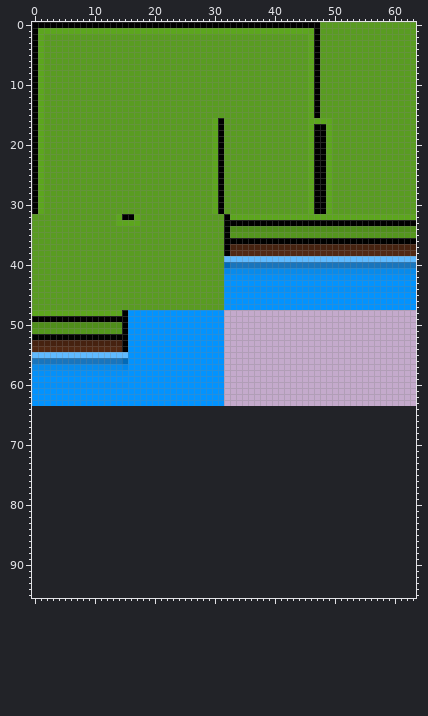
One commit to this pixel-art file: art/tilesets/grasslands.aseprite. This is how it looked before the edit.
64x64 pixels, 1 frame. Colours within 5 levels of each other are drawn and written as one. The old version is drawn lined up with the new one, on the new canvas.
After:
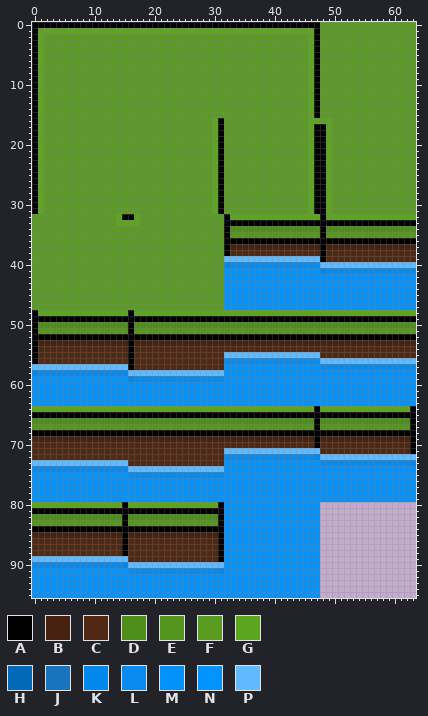
Palette (. is transparent): A #000000  B #462210  C #512813  D #4f8e1a  E #54961d  F #599c21  G #5ca61d  H #016ab8  J #1875bd  K #0287eb  L #088bec  M #0490f9  N #0293ff  P #5fbaff
The exact change:
canvas 64x64 -> 64x96
Changed rows in their new state; - is an unchanged pixel.
first column x 32:
32 ----------------A---------------
34 ----------------A---------------
35 ----------------A---------------
37 ----------------A---------------
38 ----------------A---------------
39 ----------------ACCCCCCCCCCCCCCC
40 KLLLLLLLLLLLLLLLPPPPPPPPPPPPPPPP
41 NNNNNNNNNNNNNNNNK---------------
42 NNNNNNNNNNNNNNNNNNNNNNNNNNNNNNNN
44 NNNNNNNNNNNNNNNNNNNNNNNNNNNNNNNN
first column x 0:
48 A--------------GAGGGGGGGGGGGGGGGGGGGGGGGGGGGGGGGGGGGGGGGGGGGGGGG
49 ----------------AAAAAAAAAAAAAAAAAAAAAAAAAAAAAAAAAAAAAAAAAAAAAAAA
50 A--------------DADDDDDDDDDDDDDDDDDDDDDDDDDDDDDDDDDDDDDDDDDDDDDDD
51 A--------------EAEEEEEEEEEEEEEEEEEEEEEEEEEEEEEEEEEEEEEEEEEEEEEEE
52 ----------------AAAAAAAAAAAAAAAAAAAAAAAAAAAAAAAAAAAAAAAAAAAAAAAA
53 A--------------BABBBBBBBBBBBBBBBBBBBBBBBBBBBBBBBBBBBBBBBBBBBBBBB
54 A--------------CACCCCCCCCCCCCCCCCCCCCCCCCCCCCCCCCCCCCCCCCCCCCCCC
55 ACCCCCCCCCCCCCCCACCCCCCCCCCCCCCCPPPPPPPPPPPPPPPPCCCCCCCCCCCCCCCC
56 ACCCCCCCCCCCCCCCACCCCCCCCCCCCCCCLLLLLLLLLLLLLLLLPPPPPPPPPPPPPPPP
57 PPPPPPPPPPPPPPPPACCCCCCCCCCCCCCCNNNNNNNNNNNNNNNNLLLLLLLLLLLLLLLL
58 KLLLLLLLLLLLLLLLPPPPPPPPPPPPPPPPNNNNNNNNNNNNNNNNNNNNNNNNNNNNNNNN
59 ----------------KLLLLLLLLLLLLLLLNNNNNNNNNNNNNNNNNNNNNNNNNNNNNNNN
60 NNNNNNNNNNNNNNNN----------------NNNNNNNNNNNNNNNNNNNNNNNNNNNNNNNN
61 --------------------------------NNNNNNNNNNNNNNNNNNNNNNNNNNNNNNNN
62 --------------------------------NNNNNNNNNNNNNNNNNNNNNNNNNNNNNNNN
63 --------------------------------NNNNNNNNNNNNNNNNNNNNNNNNNNNNNNNN
64 GGGGGGGGGGGGGGGGGGGGGGGGGGGGGGGGGGGGGGGGGGGGGGGAGGGGGGGGGGGGGGGA
65 AAAAAAAAAAAAAAAAAAAAAAAAAAAAAAAAAAAAAAAAAAAAAAAAAAAAAAAAAAAAAAAA
66 DDDDDDDDDDDDDDDDDDDDDDDDDDDDDDDDDDDDDDDDDDDDDDDADDDDDDDDDDDDDDDA
67 EEEEEEEEEEEEEEEEEEEEEEEEEEEEEEEEEEEEEEEEEEEEEEEAEEEEEEEEEEEEEEEA
68 AAAAAAAAAAAAAAAAAAAAAAAAAAAAAAAAAAAAAAAAAAAAAAAAAAAAAAAAAAAAAAAA
69 BBBBBBBBBBBBBBBBBBBBBBBBBBBBBBBBBBBBBBBBBBBBBBBABBBBBBBBBBBBBBBA
70 CCCCCCCCCCCCCCCCCCCCCCCCCCCCCCCCCCCCCCCCCCCCCCCACCCCCCCCCCCCCCCA
71 CCCCCCCCCCCCCCCCCCCCCCCCCCCCCCCCPPPPPPPPPPPPPPPPCCCCCCCCCCCCCCCA
72 CCCCCCCCCCCCCCCCCCCCCCCCCCCCCCCCLLLLLLLLLLLLLLLKPPPPPPPPPPPPPPPP
73 PPPPPPPPPPPPPPPPCCCCCCCCCCCCCCCCNNNNNNNNNNNNNNNNLLLLLLLLLLLLLLLK
74 LLLLLLLLLLLLLLLLPPPPPPPPPPPPPPPPNNNNNNNNNNNNNNNNNNNNNNNNNNNNNNNN
75 NNNNNNNNNNNNNNNNLLLLLLLLLLLLLLLLNNNNNNNNNNNNNNNNNNNNNNNNNNNNNNNN
76 NNNNNNNNNNNNNNNNNNNNNNNNNNNNNNNNNNNNNNNNNNNNNNNNNNNNNNNNNNNNNNNN
77 NNNNNNNNNNNNNNNNNNNNNNNNNNNNNNNNNNNNNNNNNNNNNNNNNNNNNNNNNNNNNNNN
78 NNNNNNNNNNNNNNNNNNNNNNNNNNNNNNNNNNNNNNNNNNNNNNNNNNNNNNNNNNNNNNNN
79 NNNNNNNNNNNNNNNNNNNNNNNNNNNNNNNNNNNNNNNNNNNNNNNNNNNNNNNNNNNNNNNN
80 GGGGGGGGGGGGGGGAGGGGGGGGGGGGGGGANNNNNNNNNNNNNNNN----------------
81 AAAAAAAAAAAAAAAAAAAAAAAAAAAAAAAANNNNNNNNNNNNNNNN----------------
82 DDDDDDDDDDDDDDDADDDDDDDDDDDDDDDANNNNNNNNNNNNNNNN----------------
83 EEEEEEEEEEEEEEEAEEEEEEEEEEEEEEEANNNNNNNNNNNNNNNN----------------
84 AAAAAAAAAAAAAAAAAAAAAAAAAAAAAAAANNNNNNNNNNNNNNNN----------------
85 BBBBBBBBBBBBBBBABBBBBBBBBBBBBBBANNNNNNNNNNNNNNNN----------------
86 CCCCCCCCCCCCCCCACCCCCCCCCCCCCCCANNNNNNNNNNNNNNNN----------------
87 CCCCCCCCCCCCCCCACCCCCCCCCCCCCCCANNNNNNNNNNNNNNNN----------------
88 CCCCCCCCCCCCCCCACCCCCCCCCCCCCCCANNNNNNNNNNNNNNNN----------------
89 PPPPPPPPPPPPPPPPCCCCCCCCCCCCCCCANNNNNNNNNNNNNNNN----------------
90 LLLLLLLLLLLLLLLKPPPPPPPPPPPPPPPPNNNNNNNNNNNNNNNN----------------
91 NNNNNNNNNNNNNNNNLLLLLLLLLLLLLLLKNNNNNNNNNNNNNNNN----------------
92 NNNNNNNNNNNNNNNNNNNNNNNNNNNNNNNNNNNNNNNNNNNNNNNN----------------
93 NNNNNNNNNNNNNNNNNNNNNNNNNNNNNNNNNNNNNNNNNNNNNNNN----------------
94 NNNNNNNNNNNNNNNNNNNNNNNNNNNNNNNNNNNNNNNNNNNNNNNN----------------
95 NNNNNNNNNNNNNNNNNNNNNNNNNNNNNNNNNNNNNNNNNNNNNNNN----------------
